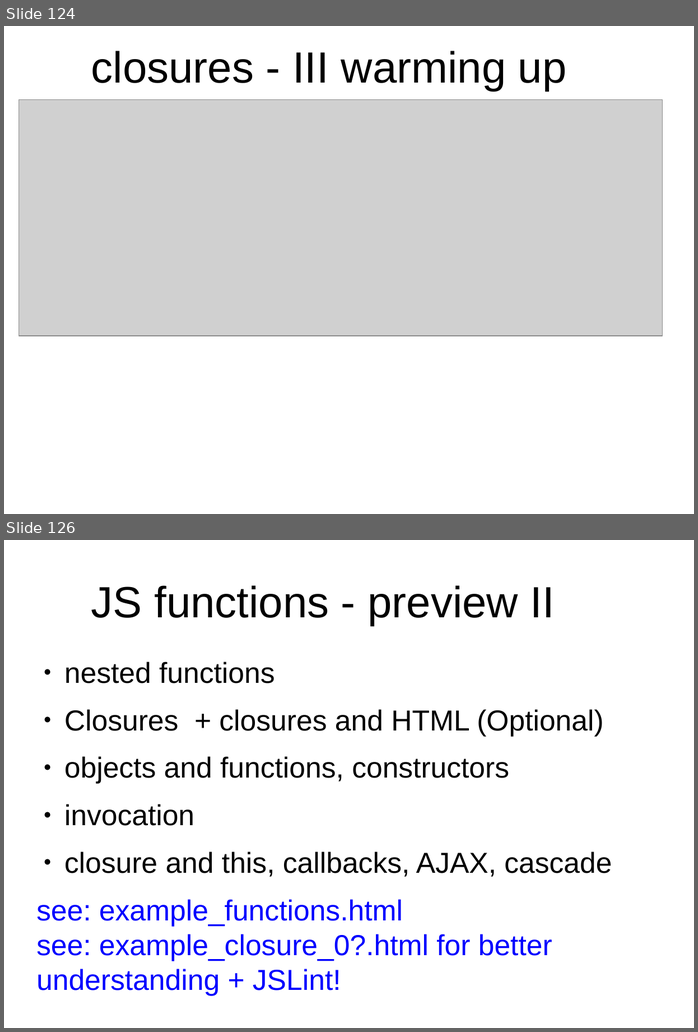
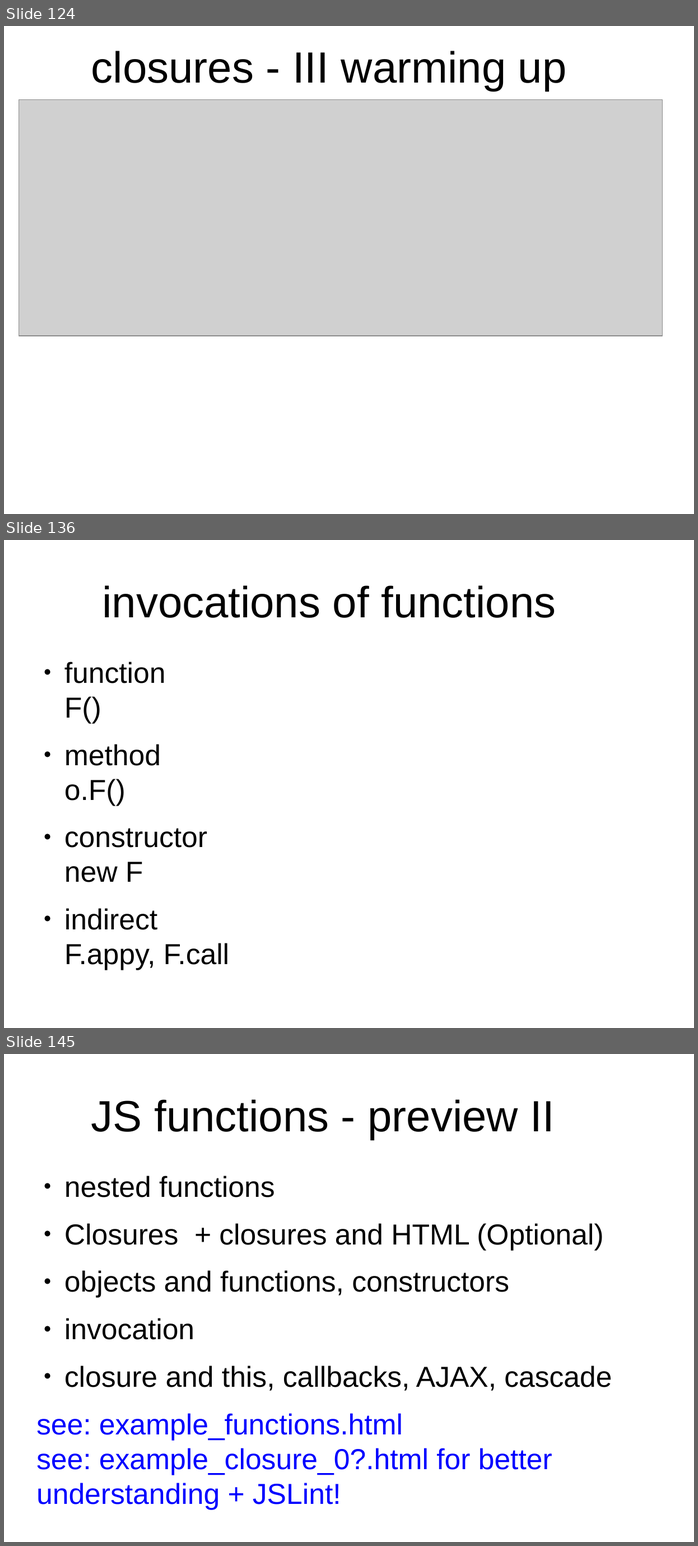
Before and after one commit to peterborkuti/other, a slide deck: JavaScriptBasics/jsbasics-slide.odp. Shown one above the other, each under a label of ours: slides 124 and 126 before the commit, slides 124, 136 and 145 after it; the slides between them are not shown. The pictures are 698x1032 and 698x1546 pixels, drawn with LibreOffice and Linux fonts; fonts in the diff are those of the drawing; grey boxes stand for pictures; background and template pictures are left out. Boxes give left, top, right and bottom in pixels: in the first picture for what was removed or moved away, otherwise in the second. Text is boxed around its words. In the diff, an @@ line names an element or a change of style, - is before the commit and + after.

```diff
--- a/JavaScriptBasics/jsbasics-slide.odp
+++ b/JavaScriptBasics/jsbasics-slide.odp
@@ slide 136 added at (4, 540, 694, 1028), background #FFFFFF @@
@@ title added at (102, 585, 556, 618), 53.3 pt, text #000000 @@
+invocations of functions
@@ text added at (64, 662, 229, 970), 35.3 pt, text #000000 @@
+● function
+  F()
+● method
+  o.F()
+● constructor
+  new F
+● indirect
+  F.appy, F.call
@@ what was slide 126 is now slide 145 @@
```
Also in this commit, not shown: 19 other slides added, 1 slide removed, 1 other file.
